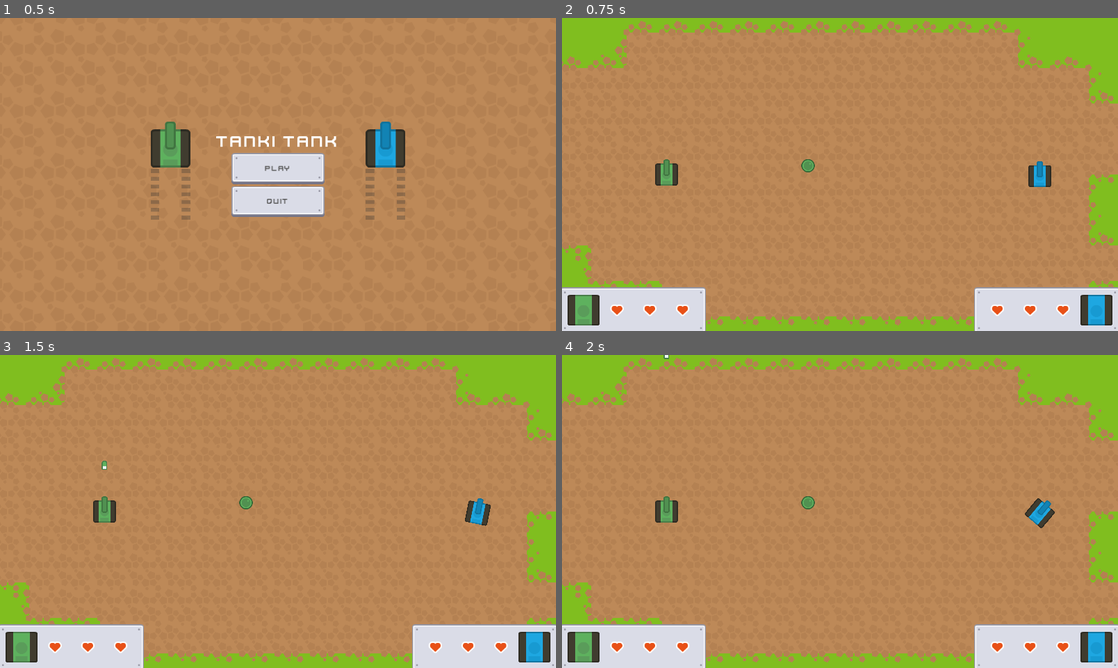
Above: before the commit, frames 1-4 (two rows, left to right).
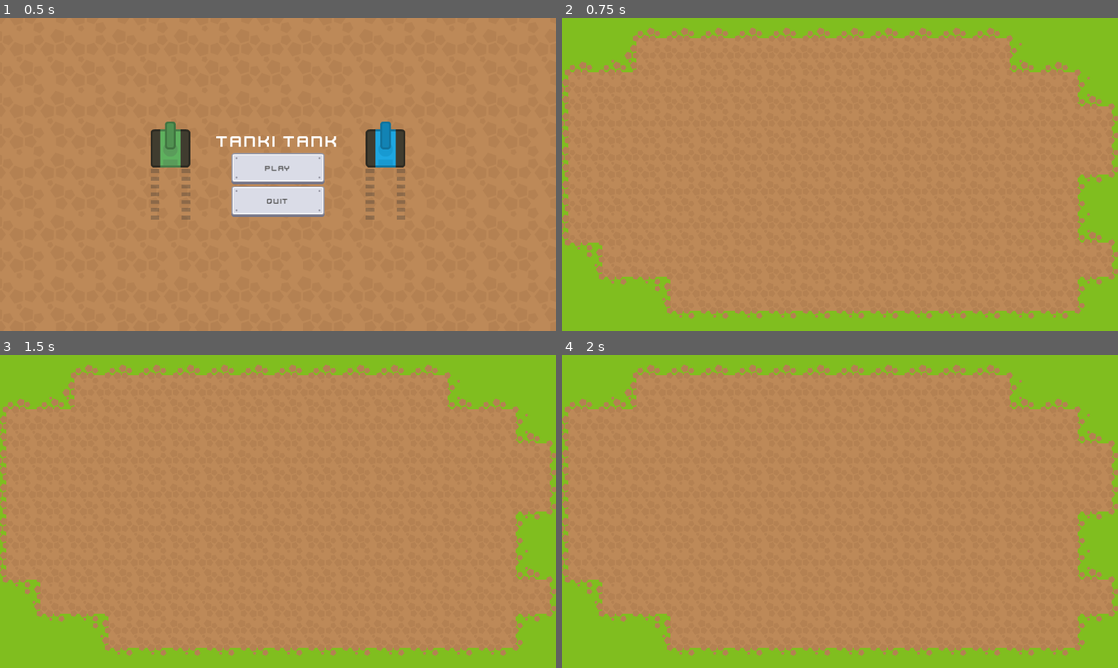
Above: after the commit, the same moments.

Repository: nbonkowski/ophasen-workshop-godot-2024
Game: Godot game, scene res://scenes/main_menu.tscn
The game is run twice, just before and just after one commit, with the same random seed, the same clock (stepped at 60 frames per second) and the same inputs.
Inputs (mouse positions are in pixels of both pictures, inside the frame that each line leads up to):
- Up to frame 1 (0.5 s): no input
- Up to frame 2 (0.75 s): click (840, 168) at 0.5 s
- Up to frame 3 (1.5 s): tap Enter at 1.25 s; hold Right (player_two_turn_right) from 1.28 s (still down); tap Space (fire_tank) at 1.35 s
- Up to frame 4 (2 s): keep holding Right (player_two_turn_right)

Frame 1 is identical in both runs. In frame 2, 13% of the frame differs, in the area x 0-100%, y 0-100%; in frame 3, 14%; in frame 4, 13%.

Commit message:
Update game.tscn

Diff:
--- a/scenes/game.tscn
+++ b/scenes/game.tscn
@@ -1,6 +1,5 @@
-[gd_scene load_steps=28 format=4 uid="uid://dyeexi6unj8rj"]
+[gd_scene load_steps=25 format=4 uid="uid://dyeexi6unj8rj"]
 
-[ext_resource type="PackedScene" uid="uid://dp5xlyyl816fv" path="res://scenes/prefabs/player.tscn" id="1_5h4wv"]
 [ext_resource type="Texture2D" uid="uid://d4e2172dm18p1" path="res://sprites/PNG/Obstacles/barrelGreen_side.png" id="4_2x240"]
 [ext_resource type="TileSet" uid="uid://dm8uw7g13jsw6" path="res://sprites/Atlas/game.tres" id="4_3h834"]
 [ext_resource type="Texture2D" uid="uid://bumcy0i3nc64w" path="res://sprites/PNG/Obstacles/barrelGreen_side_damaged.png" id="5_6j20c"]
@@ -13,8 +12,6 @@
 [ext_resource type="Texture2D" uid="uid://cpbv050fyjygd" path="res://sprites/PNG/Obstacles/barrelRed_up.png" id="12_8rog3"]
 [ext_resource type="Texture2D" uid="uid://b4kbcgtmutbdo" path="res://sprites/PNG/Obstacles/oil.png" id="13_w71xw"]
 [ext_resource type="Texture2D" uid="uid://bqr4qs28ktusc" path="res://sprites/PNG/Obstacles/sandbagBeige.png" id="14_v5p0k"]
-[ext_resource type="PackedScene" uid="uid://cvxvuug2t5wvv" path="res://scenes/prefabs/player_stats.tscn" id="16_ig4nw"]
-[ext_resource type="PackedScene" uid="uid://pn81chil6skt" path="res://scenes/prefabs/barrier.tscn" id="17_45h4g"]
 
 [sub_resource type="TileSetAtlasSource" id="TileSetAtlasSource_4t3fj"]
 texture = ExtResource("4_2x240")
@@ -149,14 +146,7 @@
 sources/10 = SubResource("TileSetAtlasSource_00bic")
 
 [node name="Game" type="Node2D"]
-scale = Vector2(1.15, 1.15)
-
-[node name="Player2" parent="." instance=ExtResource("1_5h4wv")]
-position = Vector2(720, 6)
-is_player_two = true
-
-[node name="Player" parent="." instance=ExtResource("1_5h4wv")]
-position = Vector2(-625, 0)
+scale = Vector2(1.1, 1.1)
 
 [node name="LayerHolder" type="Node2D" parent="."]
 
@@ -180,25 +170,3 @@
 zoom = Vector2(0.5, 0.5)
 
 [node name="CanvasLayer" type="CanvasLayer" parent="."]
-
-[node name="PlayerOneStats" parent="CanvasLayer" instance=ExtResource("16_ig4nw")]
-anchors_preset = 2
-anchor_top = 1.0
-anchor_bottom = 1.0
-grow_vertical = 0
-size_flags_horizontal = 0
-
-[node name="PlayerTwoStats" parent="CanvasLayer" instance=ExtResource("16_ig4nw")]
-anchors_preset = 3
-anchor_left = 1.0
-anchor_top = 1.0
-anchor_right = 1.0
-anchor_bottom = 1.0
-grow_horizontal = 0
-grow_vertical = 0
-scale = Vector2(-1, 1)
-size_flags_vertical = 8
-is_player_two = true
-
-[node name="Barrier" parent="." instance=ExtResource("17_45h4g")]
-position = Vector2(-115, -31.6667)
